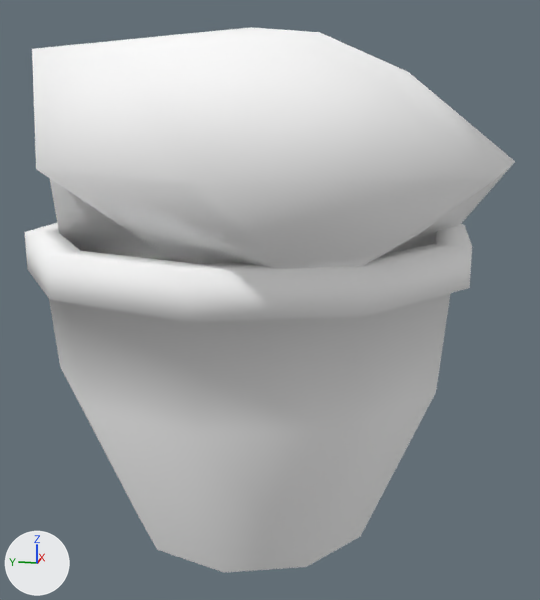
Before and after pictures for a commit that changed the glTF model games/yorimichi/assets/belmonte/meshes/SM_BM_BP_PotGeranium.glb.
One viewpoint serves both versions: a camera (50 mm lens) standing at (-0.713, -0.161, 0.407) and looking at (-0.004, -0.019, 0.23). Every picture has the same lights, and +X, +Y and +Z are marked at lower left. The older version comes first. Vertices at exactly the same position are counted once.

The first picture shows 'SM_BM_BP_PotGeranium'.
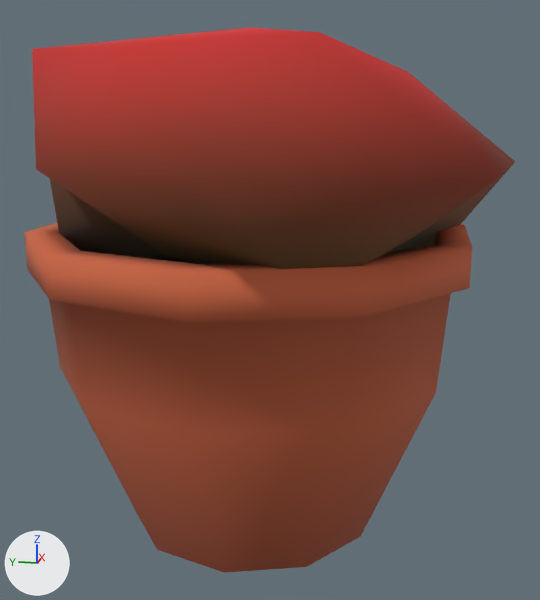
Pixel boxes [x1, y1, x2, y2] of what changed, in the pictures (540 x 600 px):
part 1 of me_sm_bp_potgeranium, recoloured (white to orange): [25, 223, 472, 567] in both
part 2 of me_sm_bp_potgeranium, recoloured (white to brown): [37, 163, 514, 573] in both
part 3 of me_sm_bp_potgeranium, recoloured (white to red): [32, 27, 515, 183] in both

What the commit changed:
me_sm_bp_potgeranium has 96 vertices, 176 faces and spans x -0.258..0.257, y -0.245..0.205, z 0.0..0.486.
me_sm_bp_potgeranium is used by ob_sm_bm_bp_potgeranium; location (0.0, 0.0, 0.0).
me_sm_bp_potgeranium part 1: 90 faces centred in x -0.202..0.202, y -0.205..0.205, z 0.11..0.3 are repainted in the vertex colours; the middle colour goes from white #ffffff to orange #bf5f3e.
me_sm_bp_potgeranium part 2: 56 faces centred in x -0.202..0.194, y -0.189..0.184, z 0.055..0.343 are repainted in the vertex colours; the middle colour goes from white #ffffff to brown #864c2b.
me_sm_bp_potgeranium part 3: 30 faces centred in x -0.204..0.203, y -0.201..0.183, z 0.333..0.468 are repainted in the vertex colours; the middle colour goes from white #ffffff to red #ba2925.
